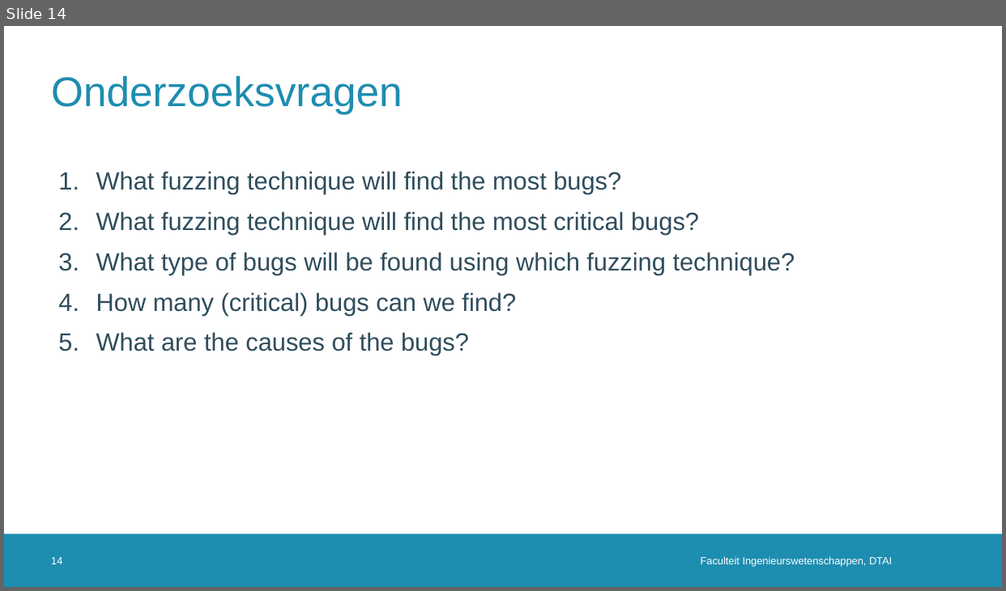
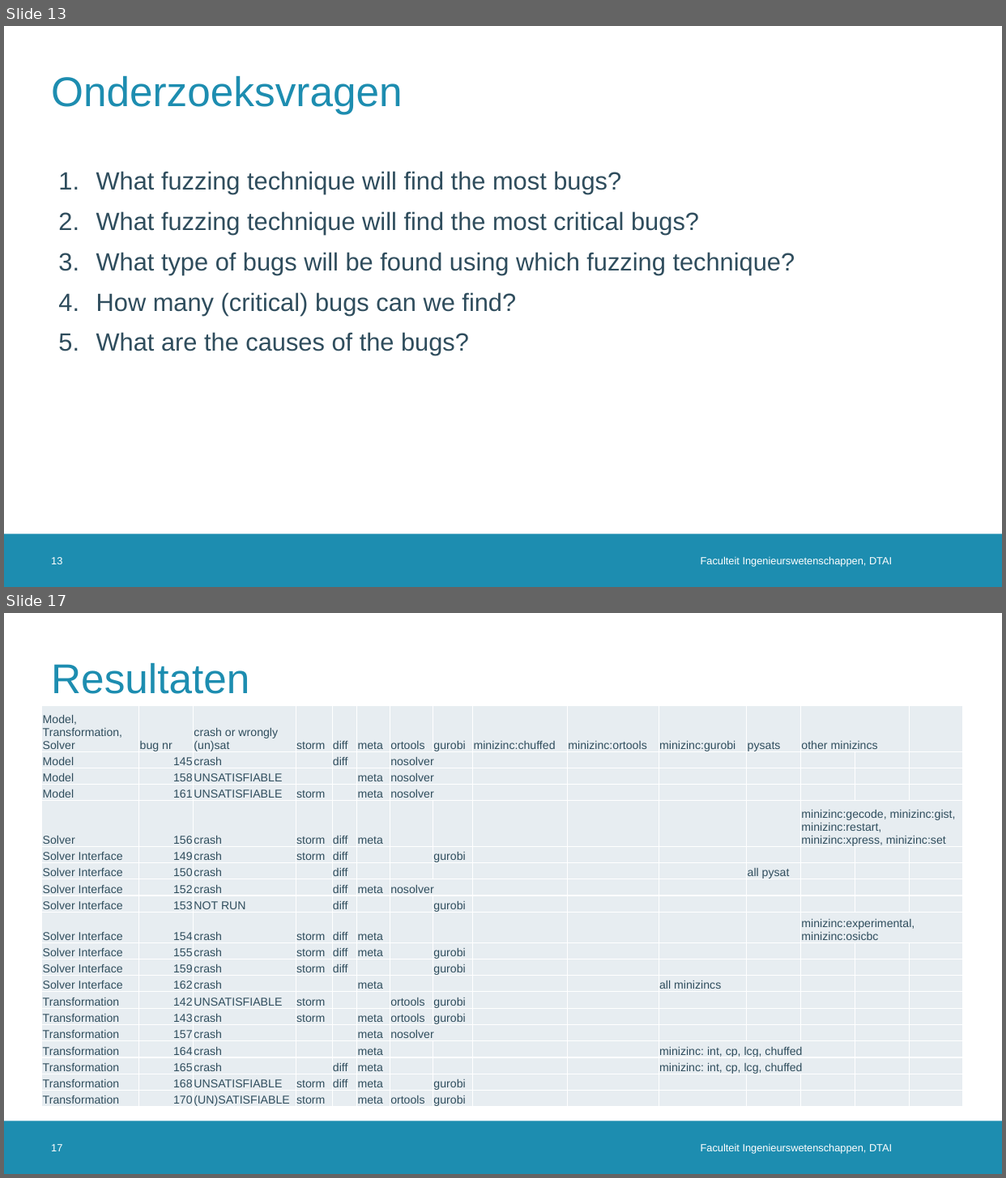
Before and after one commit to rubenkindt/Masterproef-paper-RubenKindt, a slide deck: Milestones/M3 december presentation/M3.pptx. Shown one above the other, each under a label of ours: slide 14 before the commit, slides 13 and 17 after it; the slides between them are not shown. The pictures are 1006x591 and 1006x1178 pixels, drawn with LibreOffice and Linux fonts; fonts in the diff are those of the drawing; background and template pictures are left out. Boxes give left, top, right and bottom in pixels: in the first picture for what was removed or moved away, otherwise in the second. Text is boxed around its words. In the diff, an @@ line names an element or a change of style, - is before the commit and + after.

```diff
--- a/Milestones/M3 december presentation/M3.pptx
+++ b/Milestones/M3 december presentation/M3.pptx
@@ slide 17 added at bbox=[4, 613, 1002, 1174], background #FFFFFF; not listed: 1 template element that a slide beside it also shows @@
@@ title added at bbox=[51, 662, 249, 694], 40 pt, text #1D8DB0 @@
+Resultaten
@@ table added at bbox=[42, 706, 963, 1110], 20 rows, 15 columns @@
+Model, Transformation, Solver | bug nr | crash or wrongly (un)sat | storm | diff | meta | ortools | gurobi | minizinc:chuffed | minizinc:ortools | minizinc:gurobi | pysats | other minizincs |  | 
+Model | 145 | crash |  | diff |  | nosolver |  |  |  |  |  |  |  | 
+Model | 158 | UNSATISFIABLE |  |  | meta | nosolver |  |  |  |  |  |  |  | 
+Model | 161 | UNSATISFIABLE | storm |  | meta | nosolver |  |  |  |  |  |  |  | 
+Solver | 156 | crash | storm | diff | meta |  |  |  |  |  |  | minizinc:gecode, minizinc:gist, minizinc:restart, minizinc:xpress, minizinc:set |  | 
+Solver Interface | 149 | crash | storm | diff |  |  | gurobi |  |  |  |  |  |  | 
+Solver Interface | 150 | crash |  | diff |  |  |  |  |  |  | all pysat |  |  | 
+Solver Interface | 152 | crash |  | diff | meta | nosolver |  |  |  |  |  |  |  | 
+Solver Interface | 153 | NOT RUN |  | diff |  |  | gurobi |  |  |  |  |  |  | 
+Solver Interface | 154 | crash | storm | diff | meta |  |  |  |  |  |  | minizinc:experimental, minizinc:osicbc |  | 
+Solver Interface | 155 | crash | storm | diff | meta |  | gurobi |  |  |  |  |  |  | 
+Solver Interface | 159 | crash | storm | diff |  |  | gurobi |  |  |  |  |  |  | 
+Solver Interface | 162 | crash |  |  | meta |  |  |  |  | all minizincs |  |  |  | 
+Transformation | 142 | UNSATISFIABLE | storm |  |  | ortools | gurobi |  |  |  |  |  |  | 
+Transformation | 143 | crash | storm |  | meta | ortools | gurobi |  |  |  |  |  |  | 
+Transformation | 157 | crash |  |  | meta | nosolver |  |  |  |  |  |  |  | 
+Transformation | 164 | crash |  |  | meta |  |  |  |  | minizinc: int, cp, lcg, chuffed |  |  |  | 
+Transformation | 165 | crash |  | diff | meta |  |  |  |  | minizinc: int, cp, lcg, chuffed |  |  |  | 
+Transformation | 168 | UNSATISFIABLE | storm | diff | meta |  | gurobi |  |  |  |  |  |  | 
+Transformation | 170 | (UN)SATISFIABLE | storm |  | meta | ortools | gurobi |  |  |  |  |  |  | 
@@ page number added at bbox=[51, 1144, 62, 1152], 10 pt, text #FFFFFF @@
+17
@@ text added at bbox=[701, 1144, 892, 1154], 10 pt, text #FFFFFF @@
+Faculteit Ingenieurswetenschappen, DTAI
@@ what was slide 14 is now slide 13 @@
@@ page number at bbox=[51, 557, 62, 565]: text changed @@
-14
+13
```
Also in this commit, not shown: 7 slides changed, 4 other slides added, 3 slides removed, 12 other files.
